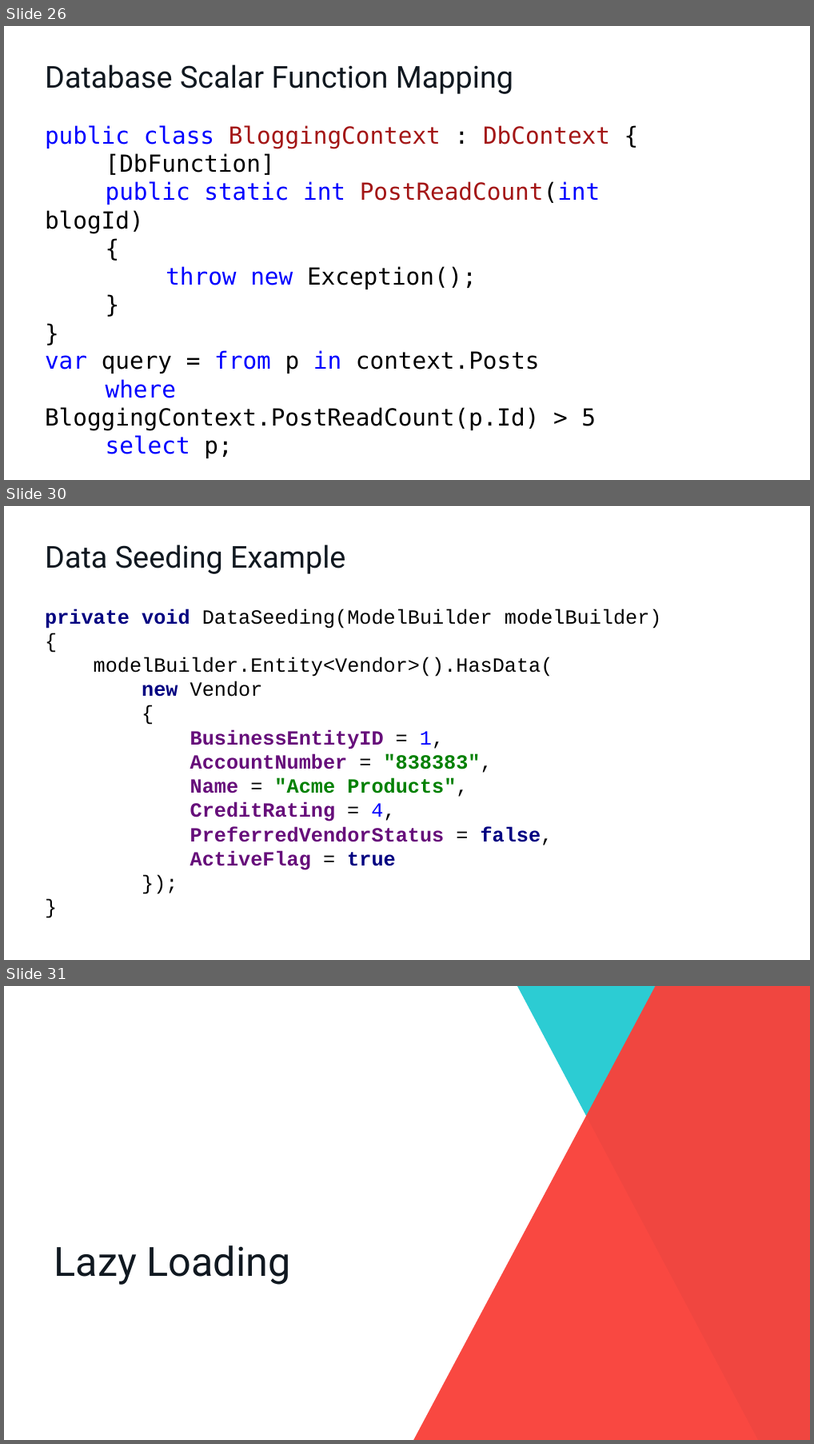
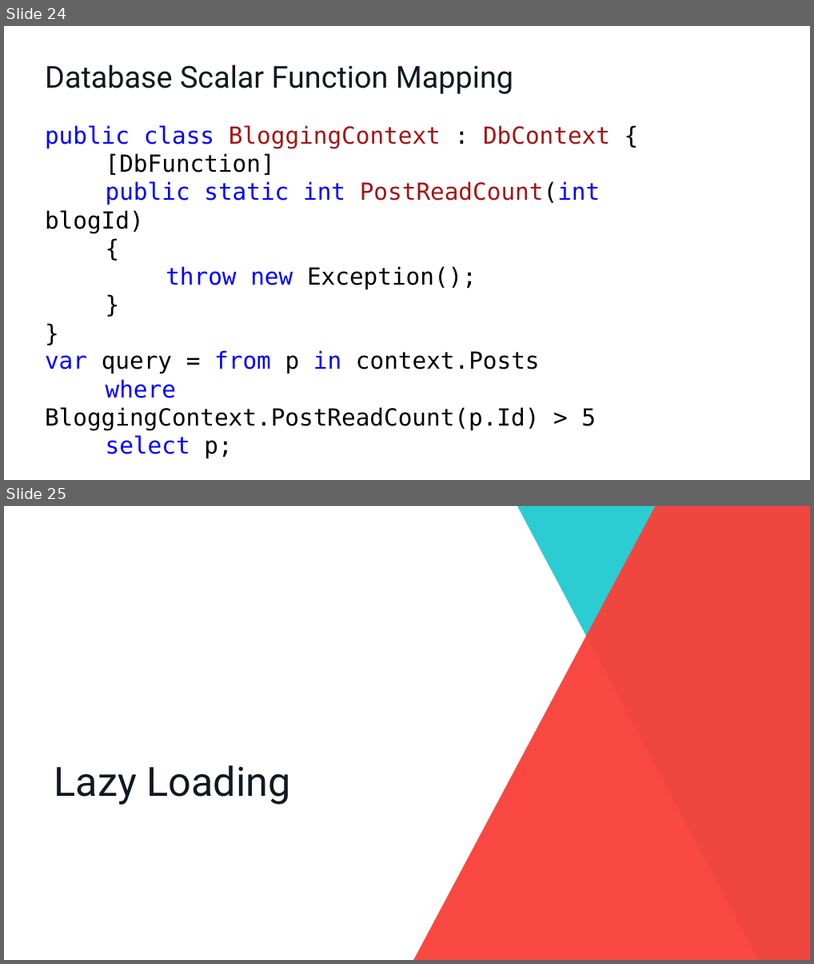
Before and after one commit to cwoodruff/EFCore21Demos, a slide deck: What’s new in Entity Framework Core 2.2.pptx. Shown one above the other, each under a label of ours: slides 26, 30 and 31 before the commit, slides 24 and 25 after it; the slides between them are not shown. The pictures are 814x1444 and 814x964 pixels, drawn with LibreOffice and Linux fonts; fonts in the diff are those of the drawing. Boxes give left, top, right and bottom in pixels: in the first picture for what was removed or moved away, otherwise in the second. Text is boxed around its words. In the diff, an @@ line names an element or a change of style, - is before the commit and + after.

```diff
--- a/What’s new in Entity Framework Core 2.2.pptx
+++ b/What’s new in Entity Framework Core 2.2.pptx
@@ slide 30 removed at (4,506,810,960), background #FFFFFF @@
@@ title removed at (45,544,346,574) @@
-Data Seeding Example
@@ text removed at (45,608,662,870) @@
-private void DataSeeding(ModelBuilder modelBuilder)
-{
-modelBuilder.Entity<Vendor>().HasData(
-new Vendor
-{
-BusinessEntityID = 1,
-AccountNumber = "838383",
-Name = "Acme Products",
-CreditRating = 4,
-PreferredVendorStatus = false,
-ActiveFlag = true
-});
-}
@@ what was slide 26 is now slide 24 @@
@@ what was slide 31 is now slide 25 @@
```
Also in this commit, not shown: 1 slide changed, 7 other slides removed.
